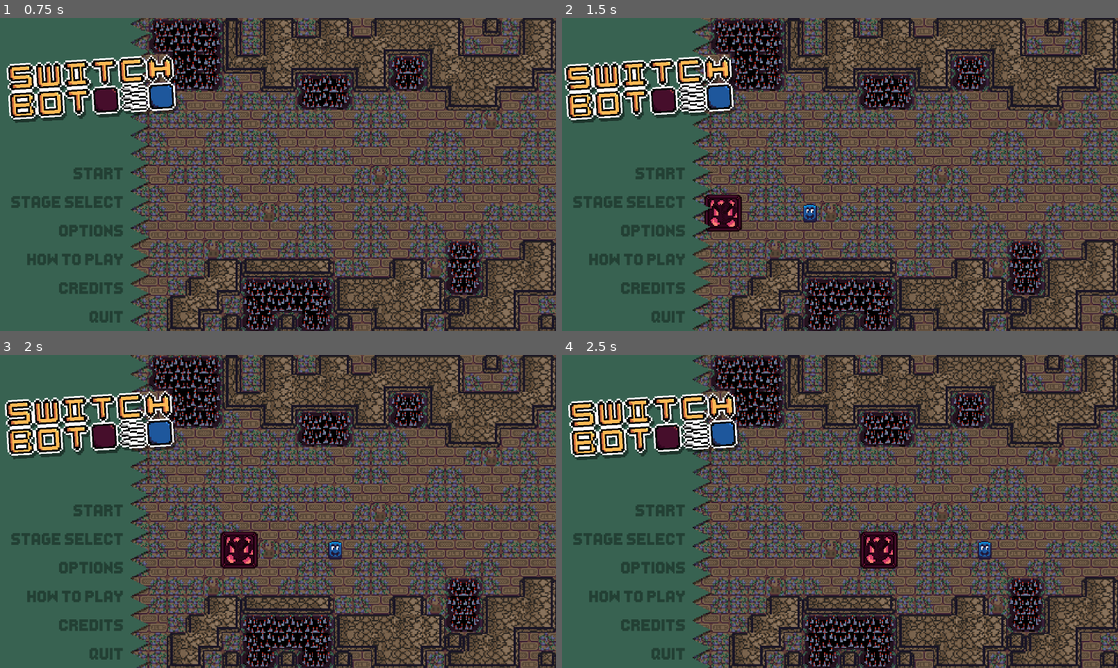
Above: before the commit, frames 1-4 (two rows, left to right).
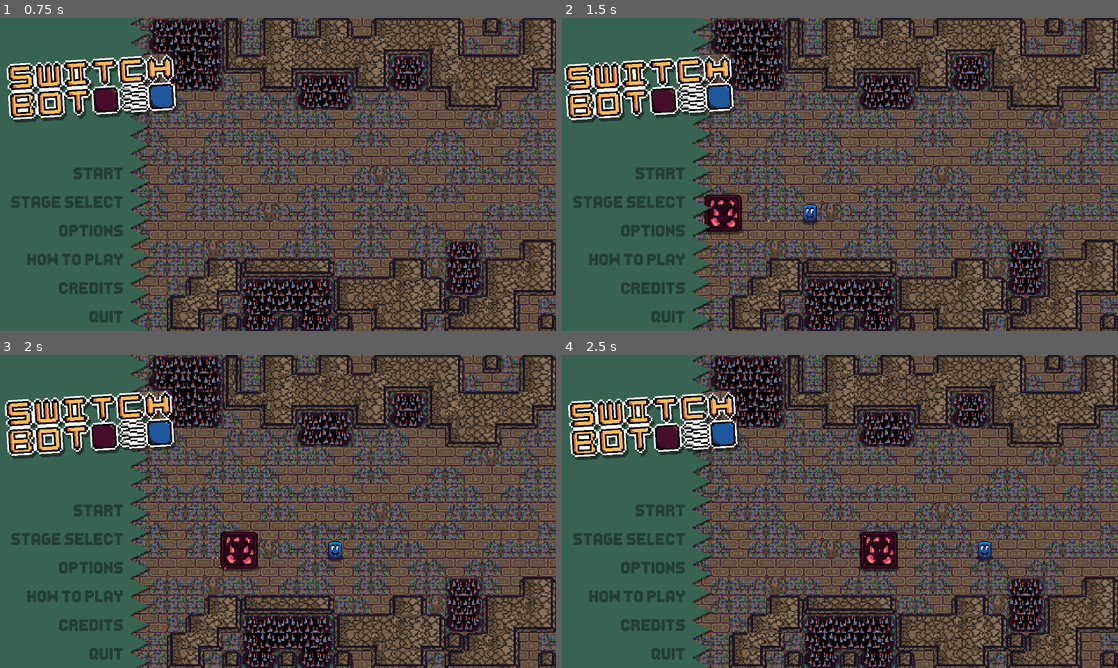
Above: after the commit, the same moments.

Repository: Azriel14/SwitchBot-2--The-Dangers-of-the-Tomb
Game: Godot game, scene res://Scenes/Main_Menu.tscn
Same seed, same stepped clock (60 frames per second), same inputs: the game is played once before the commit and once after it.
Inputs:
- Up to frame 1 (0.75 s): click "1" at 0.5 s
- Up to frame 2 (1.5 s): click "2" at 1.25 s
- Up to frame 3 (2 s): no input
- Up to frame 4 (2.5 s): click "3" at 2 s

Frame 1 is identical in both runs. In frame 2, less than 0.1% of the frame differs, in the area x 25-46%, y 63-70%; in frame 3, 0.1%, in the area x 25-62%, y 57-70%; in frame 4, less than 0.1%.

Commit message:
Jank again

Diff:
--- a/Scenes/Branches/Enemy.tscn
+++ b/Scenes/Branches/Enemy.tscn
@@ -1,8 +1,9 @@
-[gd_scene load_steps=8 format=3 uid="uid://cmu6kuysuve6a"]
+[gd_scene load_steps=11 format=3 uid="uid://cmu6kuysuve6a"]
 
 [ext_resource type="Texture2D" uid="uid://c7ssjci1pb138" path="res://Assets/Sprites/Vingleton.png" id="1_248fr"]
 [ext_resource type="Script" path="res://Scripts/Enemy.gd" id="1_hmr5g"]
 [ext_resource type="Texture2D" uid="uid://to31yidi85hh" path="res://Assets/Sprites/Shadow.png" id="2_f10ho"]
+[ext_resource type="AudioStream" uid="uid://dqu5bs43b25os" path="res://Assets/SFX/2024-06-02-12-40-44.ogg" id="4_ceutt"]
 
 [sub_resource type="RectangleShape2D" id="RectangleShape2D_h62l6"]
 size = Vector2(128, 128)
@@ -15,6 +16,14 @@
 
 [sub_resource type="RectangleShape2D" id="RectangleShape2D_oy4ae"]
 size = Vector2(20, 128)
+
+[sub_resource type="Curve" id="Curve_1so58"]
+_data = [Vector2(0, 1), 0.0, 0.0, 0, 0, Vector2(1, 0.447648), 0.0, 0.0, 0, 0]
+point_count = 2
+
+[sub_resource type="Gradient" id="Gradient_3xmex"]
+offsets = PackedFloat32Array(0, 0.341564, 0.633745)
+colors = PackedColorArray(1, 0.509804, 0.454902, 1, 0.835294, 0.235294, 0.415686, 1, 0.111197, 0.111197, 0.111197, 1)
 
 [node name="Enemy" type="CharacterBody2D"]
 scale = Vector2(0.99, 0.99)
@@ -68,4 +77,21 @@
 target_position = Vector2(1920, 0)
 collision_mask = 5
 
+[node name="Particles" type="CPUParticles2D" parent="."]
+amount = 16
+lifetime = 0.5
+emission_shape = 3
+emission_rect_extents = Vector2(64, 64)
+direction = Vector2(0, 0)
+spread = 180.0
+gravity = Vector2(0, 0)
+initial_velocity_max = 80.0
+scale_amount_max = 8.0
+scale_amount_curve = SubResource("Curve_1so58")
+color_ramp = SubResource("Gradient_3xmex")
+
+[node name="AudioStreamPlayer" type="AudioStreamPlayer" parent="."]
+stream = ExtResource("4_ceutt")
+bus = &"SFX"
+
 [connection signal="body_entered" from="Area2D" to="." method="_on_area_2d_body_entered"]
--- a/Scenes/Branches/Player.tscn
+++ b/Scenes/Branches/Player.tscn
@@ -6,6 +6,13 @@
 
 [sub_resource type="RectangleShape2D" id="RectangleShape2D_j7fqd"]
 size = Vector2(40, 52)
+
+[sub_resource type="Curve" id="Curve_t1ow7"]
+_data = [Vector2(0, 1), 0.0, 0.0, 0, 0, Vector2(1, 0.447648), 0.0, 0.0, 0, 0]
+point_count = 2
+
+[sub_resource type="Gradient" id="Gradient_2l31o"]
+colors = PackedColorArray(0.708812, 0.605441, 0.503156, 1, 0.408476, 0.23038, 0.352913, 1)
 
 [node name="Player" type="CharacterBody2D" groups=["Player"]]
 collision_mask = 4
@@ -28,3 +35,19 @@
 [node name="DingCollision" type="CollisionShape2D" parent="."]
 position = Vector2(0, 2)
 shape = SubResource("RectangleShape2D_j7fqd")
+
+[node name="Particles" type="CPUParticles2D" parent="."]
+z_index = -1
+position = Vector2(0, 29)
+emitting = false
+amount = 16
+lifetime = 2.0
+emission_shape = 3
+emission_rect_extents = Vector2(16, 3)
+direction = Vector2(0, 0)
+spread = 180.0
+gravity = Vector2(0, 0)
+initial_velocity_max = 80.0
+scale_amount_max = 8.0
+scale_amount_curve = SubResource("Curve_t1ow7")
+color_ramp = SubResource("Gradient_2l31o")
--- a/Scenes/Main_Menu.tscn
+++ b/Scenes/Main_Menu.tscn
@@ -22,7 +22,7 @@
 [ext_resource type="Texture2D" uid="uid://cccytlifkykvn" path="res://Assets/Menu/BackArrow.png" id="11_khnjr"]
 [ext_resource type="Texture2D" uid="uid://bqk24ry1jypeo" path="res://Assets/Menu/BackArrowHover.png" id="12_t1v5h"]
 [ext_resource type="Texture2D" uid="uid://bg64pwogpy2s7" path="res://Assets/Menu/BackArrowPressed.png" id="14_06eb1"]
-[ext_resource type="AudioStream" uid="uid://drc5vag1s2bxs" path="res://Assets/Sound/One-Piece-We-Are-8Bit.ogg" id="15_f6mj2"]
+[ext_resource type="AudioStream" uid="uid://drc5vag1s2bxs" path="res://Assets/Music/One-Piece-We-Are-8Bit.ogg" id="15_f6mj2"]
 
 [sub_resource type="StyleBoxEmpty" id="StyleBoxEmpty_v27hy"]
 
@@ -78,8 +78,23 @@
 [sub_resource type="RectangleShape2D" id="RectangleShape2D_1dmmj"]
 size = Vector2(40, 52)
 
+[sub_resource type="Curve" id="Curve_bi0lm"]
+_data = [Vector2(0, 1), 0.0, 0.0, 0, 0, Vector2(1, 0.447648), 0.0, 0.0, 0, 0]
+point_count = 2
+
+[sub_resource type="Gradient" id="Gradient_0nke4"]
+colors = PackedColorArray(0.708812, 0.605441, 0.503156, 1, 0.408476, 0.23038, 0.352913, 1)
+
 [sub_resource type="RectangleShape2D" id="RectangleShape2D_6kk7r"]
 size = Vector2(128, 128)
+
+[sub_resource type="Curve" id="Curve_h4l35"]
+_data = [Vector2(0, 1), 0.0, 0.0, 0, 0, Vector2(1, 0.447648), 0.0, 0.0, 0, 0]
+point_count = 2
+
+[sub_resource type="Gradient" id="Gradient_2rvuv"]
+offsets = PackedFloat32Array(0, 0.341564, 0.633745)
+colors = PackedColorArray(1, 0.509804, 0.454902, 1, 0.835294, 0.235294, 0.415686, 1, 0.111197, 0.111197, 0.111197, 1)
 
 [sub_resource type="RectangleShape2D" id="RectangleShape2D_disx5"]
 size = Vector2(55, 1088)
@@ -1247,6 +1262,22 @@
 position = Vector2(0, 2)
 shape = SubResource("RectangleShape2D_1dmmj")
 
+[node name="PlayerParticles" type="CPUParticles2D" parent="PlayerMenu"]
+process_mode = 3
+z_index = -1
+position = Vector2(0, 29)
+amount = 16
+lifetime = 2.0
+emission_shape = 3
+emission_rect_extents = Vector2(16, 3)
+direction = Vector2(0, 0)
+spread = 180.0
+gravity = Vector2(0, 0)
+initial_velocity_max = 80.0
+scale_amount_max = 8.0
+scale_amount_curve = SubResource("Curve_bi0lm")
+color_ramp = SubResource("Gradient_0nke4")
+
 [node name="EnemyMenu" type="CharacterBody2D" parent="." groups=["Enemy"]]
 z_index = -1
 position = Vector2(-250, 0)
@@ -1268,7 +1299,21 @@
 texture = ExtResource("5_h0xlq")
 
 [node name="VingCollision" type="CollisionShape2D" parent="EnemyMenu"]
+visible = false
 shape = SubResource("RectangleShape2D_6kk7r")
+
+[node name="Particles" type="CPUParticles2D" parent="EnemyMenu"]
+amount = 16
+lifetime = 0.5
+emission_shape = 3
+emission_rect_extents = Vector2(64, 64)
+direction = Vector2(0, 0)
+spread = 180.0
+gravity = Vector2(0, 0)
+initial_velocity_max = 80.0
+scale_amount_max = 8.0
+scale_amount_curve = SubResource("Curve_h4l35")
+color_ramp = SubResource("Gradient_2rvuv")
 
 [node name="TP" type="Area2D" parent="."]
 position = Vector2(2048, 540)
@@ -1280,7 +1325,7 @@
 shape = SubResource("RectangleShape2D_disx5")
 
 [node name="Stage" type="TileMap" parent="."]
-z_index = -2
+z_index = -4
 texture_filter = 1
 scale = Vector2(4.00297, 3.99421)
 tile_set = SubResource("TileSet_1wmpr")
--- a/Scripts/Enemy.gd
+++ b/Scripts/Enemy.gd
@@ -1,9 +1,9 @@
 extends CharacterBody2D
 
-var time = 0
 var speed = 800
-var timeThreshold = 0.02
+var timeThreshold = 0.2
 var moveDirection = Vector2()
+var time = 0.0
 
 @onready var player = $"../Player"
 @onready var allCast = [
@@ -11,36 +11,41 @@
 	$Cast/ShapeCastDown,
 	$Cast/ShapeCastLeft,
 	$Cast/ShapeCastRight
-	]
+]
 
-enum State {idle, moving}
+enum State {idle, moving, waiting}
 var state = State.idle
+var moveTimer = 0.0
 
 func _physics_process(delta):
-	# Navigation
+# Navigation
 	var shapeCastUpColliding = $Cast/ShapeCastUp.is_colliding() &&  $Cast/ShapeCastUp.get_collider(0) == player
 	var shapeCastDownColliding = $Cast/ShapeCastDown.is_colliding() && $Cast/ShapeCastDown.get_collider(0) == player
 	var shapeCastLeftColliding = $Cast/ShapeCastLeft.is_colliding() && $Cast/ShapeCastLeft.get_collider(0) == player
 	var shapeCastRightColliding = $Cast/ShapeCastRight.is_colliding() && $Cast/ShapeCastRight.get_collider(0) == player
 
-	# Movement
+# Movement
 	if state == State.idle and velocity == Vector2.ZERO:
-		time += delta
-		if time >= timeThreshold:
-			state = State.moving
-			time = 0
-
+		moveTimer = 0.0
 		for cast in allCast:
 			if cast.get_collider(0) == player:
-				if shapeCastUpColliding:
-					moveDirection = Vector2.UP
-				elif shapeCastDownColliding:
-					moveDirection = Vector2.DOWN
-				elif shapeCastLeftColliding:
-					moveDirection = Vector2.LEFT
-				elif shapeCastRightColliding:
-					moveDirection = Vector2.RIGHT
+				$AudioStreamPlayer.playing = true
+				state = State.waiting
 				break
+
+	elif state == State.waiting:
+		moveTimer += delta
+		if moveTimer >= 1.6:
+			if shapeCastUpColliding:
+				moveDirection = Vector2.UP
+			elif shapeCastDownColliding:
+				moveDirection = Vector2.DOWN
+			elif shapeCastLeftColliding:
+				moveDirection = Vector2.LEFT
+			elif shapeCastRightColliding:
+				moveDirection = Vector2.RIGHT
+			state = State.moving
+			moveTimer = 0.0
 
 	elif state == State.moving:
 		if velocity == Vector2.ZERO:
@@ -51,19 +56,6 @@
 		else:
 			time = 0
 		velocity = moveDirection * speed
-	else:
-		if state == State.moving:
-			if velocity == Vector2.ZERO:
-				time += delta
-				if time >= timeThreshold:
-					state = State.idle
-					time = 0
-			else:
-				time = 0
-			velocity = moveDirection * speed
-		else:
-			velocity = Vector2.ZERO
-			time = 0
 
 	move_and_slide()
 
--- a/Scripts/Menu.gd
+++ b/Scripts/Menu.gd
@@ -154,6 +154,7 @@
 				skibidi = false
 
 func _on_start_pressed():
+	get_tree().paused = false
 	get_tree().change_scene_to_file("res://Scenes/Stages/1.tscn")
 
 func _on_stage_select_pressed():
@@ -191,30 +192,39 @@
 
 # That sure is a stage slect
 func _on_stage_1_button_pressed():
+	get_tree().paused = false
 	get_tree().change_scene_to_file("res://Scenes/Stages/1.tscn")
 
 func _on_stage_2_button_pressed():
+	get_tree().paused = false
 	get_tree().change_scene_to_file("res://Scenes/Stages/2.tscn")
 
 func _on_stage_3_button_pressed():
+	get_tree().paused = false
 	get_tree().change_scene_to_file("res://Scenes/Stages/3.tscn")
 
 func _on_stage_4_button_pressed():
+	get_tree().paused = false
 	get_tree().change_scene_to_file("res://Scenes/Stages/4.tscn")
 
 func _on_stage_5_button_pressed():
+	get_tree().paused = false
 	get_tree().change_scene_to_file("res://Scenes/Stages/5.tscn")
 
 func _on_stage_6_button_pressed():
+	get_tree().paused = false
 	get_tree().change_scene_to_file("res://Scenes/Stages/6.tscn")
 
 func _on_stage_7_button_pressed():
+	get_tree().paused = false
 	get_tree().change_scene_to_file("res://Scenes/Stages/7.tscn")
 
 func _on_stage_8_button_pressed():
+	get_tree().paused = false
 	get_tree().change_scene_to_file("res://Scenes/Stages/8.tscn")
 
 func _on_stage_9_button_pressed():
+	get_tree().paused = false
 	get_tree().change_scene_to_file("res://Scenes/Stages/9.tscn")
 
 # That sure is a back button
--- a/Scripts/Player.gd
+++ b/Scripts/Player.gd
@@ -26,6 +26,11 @@
 				velocity = Vector2()
 			else:
 				velocity -= velocity.normalized() * frictionForce
+
+	if velocity != Vector2(0,0):
+		$Particles.emitting = true
+	else:
+		$Particles.emitting = false
 
 	move_and_slide()
 	_update_sprite_frame()
Not shown, added: Assets/Music/One-Piece-We-Are-8Bit.ogg.import
Not shown, added: Assets/SFX/2024-06-02-12-40-44.ogg.import
Not shown, removed: Assets/Sound/One-Piece-We-Are-8Bit.ogg.import
Not shown: 1 places in Scenes/Branches/Player.tscn that only renumber resources
Not shown: 1 places in Scenes/Main_Menu.tscn that only renumber resources
Not shown, added: Assets/Music/One-Piece-We-Are-8Bit.ogg
Not shown, added: Assets/SFX/2024-06-02-12-40-44.ogg
